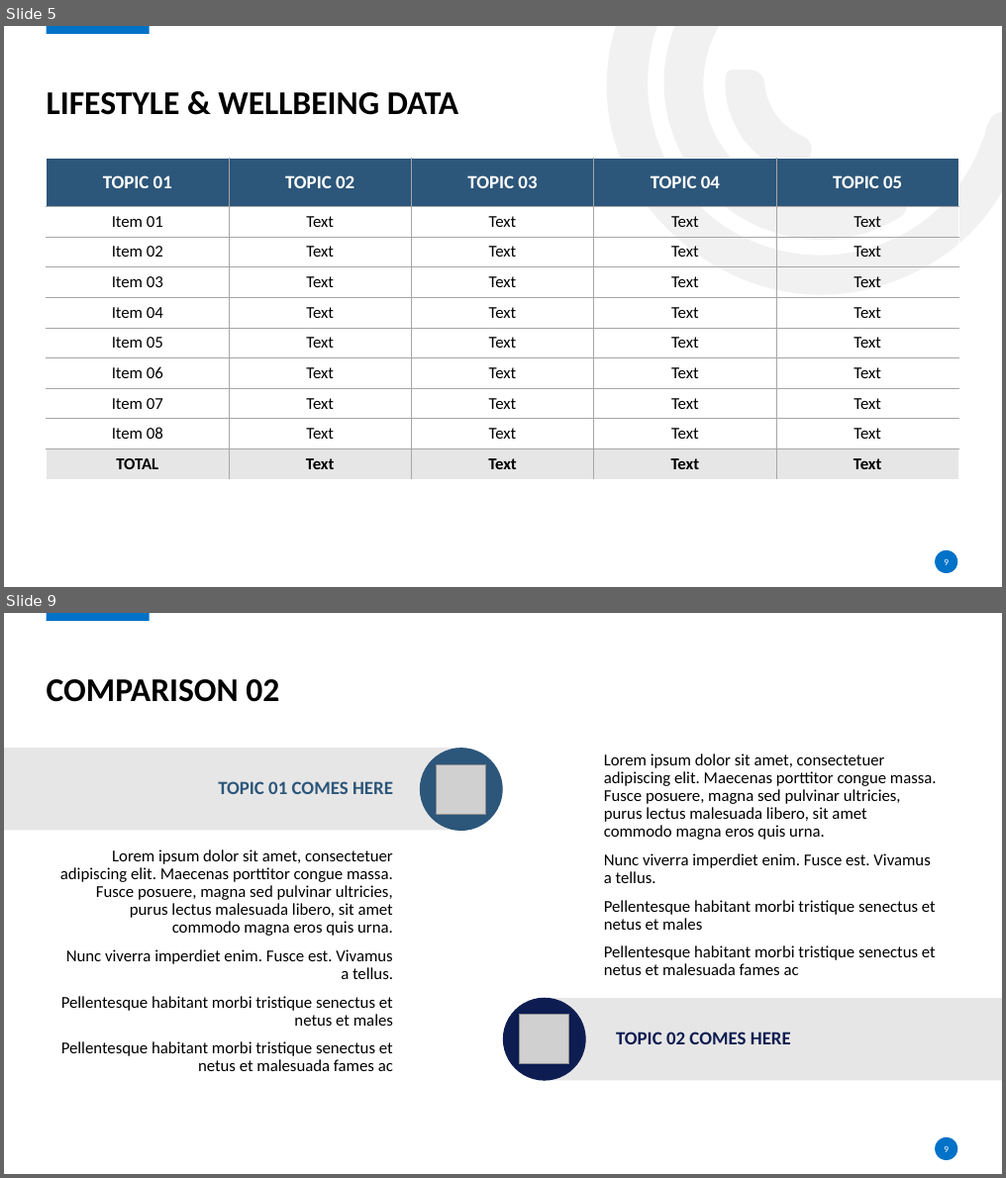
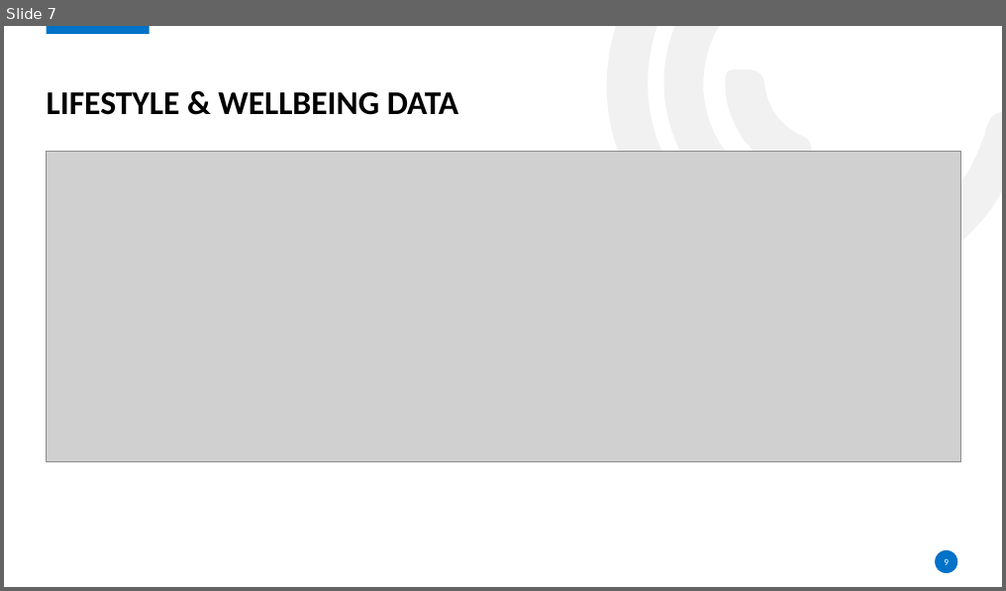
Before and after one commit to crystdang/DABC-final-g5, a slide deck: slide_deck/final-project-presentation.pptx. Shown one above the other, each under a label of ours: slides 5 and 9 before the commit, slide 7 after it; the slides between them are not shown. The pictures are 1006x1178 and 1006x591 pixels, drawn with LibreOffice and Linux fonts; fonts in the diff are those of the drawing; grey boxes stand for pictures; background and template pictures are left out. Boxes give left, top, right and bottom in pixels: in the first picture for what was removed or moved away, otherwise in the second. Text is boxed around its words. In the diff, an @@ line names an element or a change of style, - is before the commit and + after.

```diff
--- a/slide_deck/final-project-presentation.pptx
+++ b/slide_deck/final-project-presentation.pptx
@@ slide 9 removed at <box>4,613,1002,1174</box>, background #FFFFFF; not listed: 2 template elements that a slide beside it also shows @@
@@ title removed at <box>47,679,279,702</box> @@
-COMPARISON 02
@@ rectangle removed at <box>4,748,464,830</box> @@
@@ ellipse removed at <box>420,749,503,831</box> @@
@@ text removed at <box>604,754,937,975</box> @@
-Lorem ipsum dolor sit amet, consectetuer adipiscing elit. Maecenas porttitor congue massa. Fusce posuere, magna sed pulvinar ultricies, purus lectus malesuada libero, sit amet commodo magna eros quis urna.
-Nunc viverra imperdiet enim. Fusce est. Vivamus a tellus.
-Pellentesque habitant morbi tristique senectus et netus et males
-Pellentesque habitant morbi tristique senectus et netus et malesuada fames ac
@@ text removed at <box>218,781,393,794</box> @@
-TOPIC 01 COMES HERE
@@ picture removed at <box>437,764,486,814</box> @@
@@ text removed at <box>60,850,393,1071</box> @@
-Lorem ipsum dolor sit amet, consectetuer adipiscing elit. Maecenas porttitor congue massa. Fusce posuere, magna sed pulvinar ultricies, purus lectus malesuada libero, sit amet commodo magna eros quis urna.
-Nunc viverra imperdiet enim. Fusce est. Vivamus a tellus.
-Pellentesque habitant morbi tristique senectus et netus et males
-Pellentesque habitant morbi tristique senectus et netus et malesuada fames ac
@@ ellipse removed at <box>503,998,586,1081</box> @@
@@ rectangle removed at <box>545,998,1002,1081</box> @@
@@ picture removed at <box>520,1015,569,1064</box> @@
@@ text removed at <box>616,1032,791,1045</box> @@
-TOPIC 02 COMES HERE
@@ page number removed at <box>944,1147,948,1153</box> @@
-9
@@ what was slide 5 is now slide 7 @@
@@ slide 7 changed as well @@
@@ table removed at <box>46,158,959,479</box>, 10 rows, 5 columns @@
-TOPIC 01 | TOPIC 02 | TOPIC 03 | TOPIC 04 | TOPIC 05
-Item 01 | Text | Text | Text | Text
-Item 02 | Text | Text | Text | Text
-Item 03 | Text | Text | Text | Text
-Item 04 | Text | Text | Text | Text
-Item 05 | Text | Text | Text | Text
-Item 06 | Text | Text | Text | Text
-Item 07 | Text | Text | Text | Text
-Item 08 | Text | Text | Text | Text
-TOTAL | Text | Text | Text | Text
@@ picture added at <box>46,152,960,463</box> @@
```
Also in this commit, not shown: 5 other slides changed, 12 slides added, 4 other slides removed.
